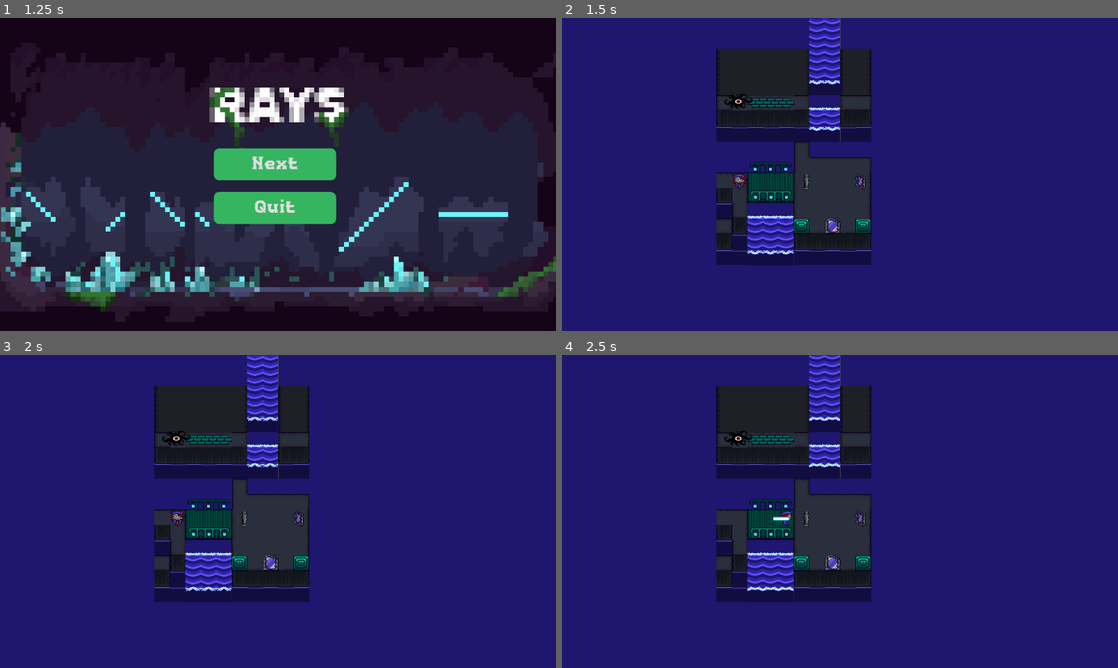
Above: before the commit, frames 1-4 (two rows, left to right).
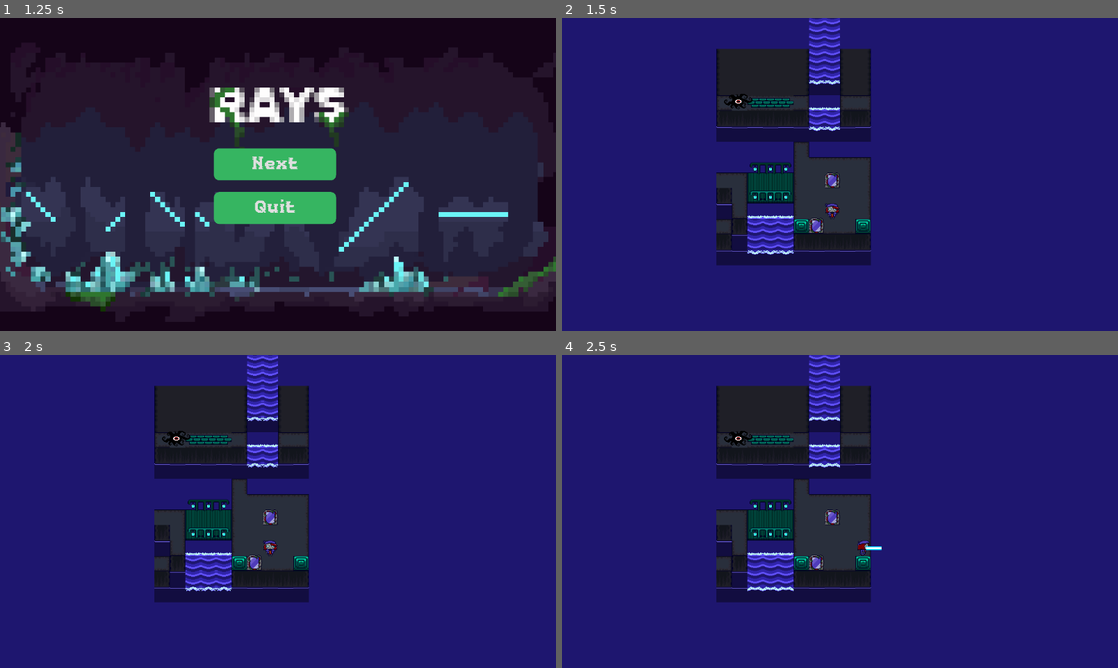
Above: after the commit, the same moments.

Repository: Alfreditann/rays2.1
Game: Godot game, scene res://Scenes/main_menu.tscn
Two runs of this game, one before a commit and one after it. Both use one fixed random seed, a clock stepped at 60 frames per second and the inputs below.
Inputs:
- Up to frame 1 (1.25 s): click "Start Game" at 0.5 s
- Up to frame 2 (1.5 s): click "Next" at 1.25 s
- Up to frame 3 (2 s): no input
- Up to frame 4 (2.5 s): hold D (move_right) from 2.03 s (still down); tap Space (action_1) at 2.1 s; tap W (move_up) at 2.27 s

Frame 1 is identical in both runs. In frame 2, 1.2% of the frame differs, in the area x 27-56%, y 0-80%; in frame 3, 1.2%; in frame 4, 1.2%, in the area x 27-58%, y 0-80%.

Commit message:
fix: roterende lys, scale fix

Diff:
--- a/rays/GDScripts/laser_test.gd
+++ b/rays/GDScripts/laser_test.gd
@@ -25,6 +25,7 @@
 	if dir != Vector2.ZERO:
 		linear_velocity = dir.normalized() * speed
 		rotation = dir.angle()
+
 func start_motion() -> void:
 	# Compute velocity from the current rotation
 	linear_velocity = Vector2.RIGHT.rotated(rotation).normalized() * speed
@@ -33,13 +34,53 @@
 
 func _on_laser_test_area_entered(area: Area2D) -> void:
 	if area.name == "speil_hitbox":
-		linear_velocity = Vector2.RIGHT * speed
-		anim.play("Middle")
-		print("Hit")
-	elif area.name == "speil_hitbox2":
-		linear_velocity = Vector2.UP * speed
-		anim.play("up")
+		var mirror = area.get_parent()
+		var going = Decide_Vel(linear_velocity, mirror)
+		if going != null:
+			linear_velocity = going.normalized() * speed
 	if area.name == "hurtbox":
 		queue_free()
 	if area.name == "monster":
 		queue_free()
+
+func Decide_Vel(Current_Vel, mirror):
+	var mirror_dir = mirror.mirror_dir
+	#global_position = mirror.global_position | litt hacky men gjør laseren helt rigktig plasert
+
+	if Current_Vel[0] > 0: #den går til høyre her
+		if mirror_dir == 2: #speil står i mellom ned og venstre
+			return Vector2.DOWN
+		if mirror_dir == 3: #speil ser mot venstre
+			return Vector2.LEFT
+		if mirror_dir == 4: #speil står i mellom opp og venstre
+			return Vector2.UP
+		else:
+			queue_free()
+	elif Current_Vel[0] < 0: #den går til venstre her
+		if mirror_dir == 6: #speil står i mellom opp og høyre
+			return Vector2.UP
+		if mirror_dir == 7: #speil ser mot høyre
+			return Vector2.RIGHT
+		if mirror_dir == 8: #speil står i mellom ned og høyre
+			return Vector2.DOWN
+		else:
+			queue_free()
+	elif Current_Vel[1] > 0: #den går ned her
+		if mirror_dir == 4: #speil står i mellom opp og venstre
+			return Vector2.LEFT
+		if mirror_dir == 5: #speil ser opp
+			return Vector2.UP
+		if mirror_dir == 6: #speil står i mellom opp og høyre
+			return Vector2.RIGHT
+		else:
+			queue_free()
+	elif Current_Vel[1] < 0: #den går opp her
+		if mirror_dir == 8: #speil står i mellom ned og høyre
+			return Vector2.RIGHT
+		if mirror_dir == 1: #speil ser ned her
+			return Vector2.DOWN
+		if mirror_dir == 2: #speil står i mellom ned og venstre
+			return Vector2.LEFT
+		else:
+			queue_free()
+	pass
--- a/rays/Scenes/level_3.tscn
+++ b/rays/Scenes/level_3.tscn
@@ -4,9 +4,8 @@
 [ext_resource type="PackedScene" uid="uid://dyw65cbt2k1x3" path="res://Scenes/last_monster.tscn" id="2_g5cw1"]
 [ext_resource type="PackedScene" uid="uid://dcai6x3ww052d" path="res://Scenes/pause_menu.tscn" id="5_vwg62"]
 [ext_resource type="PackedScene" uid="uid://1p2s8n6ibfjc" path="res://Scenes/Player.tscn" id="6_53xsp"]
+[ext_resource type="PackedScene" uid="uid://dkgpwx16us6ra" path="res://Scenes/mirror.tscn" id="6_qf6rc"]
 [ext_resource type="PackedScene" uid="uid://dbmyo5t0t7v7o" path="res://Scenes/pushable_mirror.tscn" id="7_53xsp"]
-[ext_resource type="PackedScene" uid="uid://b2b5bmiyplfrm" path="res://Scenes/normal_mirror.tscn" id="8_5e78q"]
-[ext_resource type="PackedScene" uid="uid://diobar4pe2vyp" path="res://Scenes/normal_mirror_2.tscn" id="10_5rvg2"]
 
 [sub_resource type="TileSetAtlasSource" id="TileSetAtlasSource_8ffim"]
 texture = ExtResource("1_ng0s0")
@@ -466,10 +465,9 @@
 physics_layer_0/collision_layer = 1
 sources/0 = SubResource("TileSetAtlasSource_xrdnt")
 
-[node name="Level_3" type="Node2D" unique_id=227730410]
+[node name="Map" type="Node2D" unique_id=227730410]
 
 [node name="TileMapLayer" type="TileMapLayer" parent="." unique_id=1306944928]
-scale = Vector2(1.00155, 0.998683)
 tile_map_data = PackedByteArray("AAA3ACoAAAAIAAEAAAA4ACoAAAAIAAEAAAA5ACoAAAAIAAEAAAA6ACoAAAAIAAEAAAA7ACoAAAAIAAEAAAA8AC …(23184 unchanged characters)…
 tile_set = SubResource("TileSet_xfk5q")
 
@@ -493,13 +491,10 @@
 visible = false
 
 [node name="player" parent="." unique_id=1442955967 instance=ExtResource("6_53xsp")]
-position = Vector2(368, 339)
+position = Vector2(560, 400)
 
 [node name="PushableMirror" parent="." unique_id=665721197 instance=ExtResource("7_53xsp")]
-position = Vector2(562, 432)
-
-[node name="Normal_Mirror" parent="." unique_id=1698432126 instance=ExtResource("8_5e78q")]
-position = Vector2(506, 340)
-
-[node name="Normal_Mirror2" parent="." unique_id=1749914785 instance=ExtResource("10_5rvg2")]
-position = Vector2(618, 338)
+position = Vector2(528, 432)
+
+[node name="mirror" parent="." unique_id=1535472843 instance=ExtResource("6_qf6rc")]
+position = Vector2(560, 336)
--- a/rays/Scenes/mirror.tscn
+++ b/rays/Scenes/mirror.tscn
@@ -114,9 +114,9 @@
 [node name="mirror_hitbox" type="CollisionShape2D" parent="." unique_id=2038108688]
 shape = SubResource("RectangleShape2D_h3i6c")
 
-[node name="mirror _area" type="Area2D" parent="." unique_id=1269241711]
+[node name="speil_hitbox" type="Area2D" parent="." unique_id=1269241711]
 
-[node name="mirror_area_shape" type="CollisionShape2D" parent="mirror _area" unique_id=461946536]
+[node name="mirror_area_shape" type="CollisionShape2D" parent="speil_hitbox" unique_id=461946536]
 position = Vector2(0, 0.5)
 shape = SubResource("RectangleShape2D_2mjjl")
 debug_color = Color(0.8245554, 0.22316906, 0.8153086, 0.41960785)
